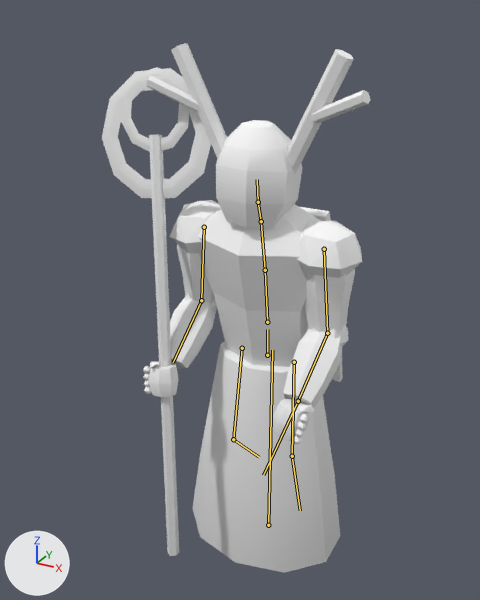
The glTF model client/public/assets/models/null_warden.glb: old version first, new version second.
Rendered twice from a 50 mm lens placed at (1.0, -2.09, 2.11), pointed at (-0.13, -0.03, 1.07). Lighting does not change. The marker at lower left points along +X, +Y and +Z. The picture after the commit comes second. Both versions are drawn at frame 17 of the action 'walk'; the numbers are the values there. The bones that change, and the others that lie on the model, are drawn over the model as lines.

Names of what the first picture shows: 'null_warden'.
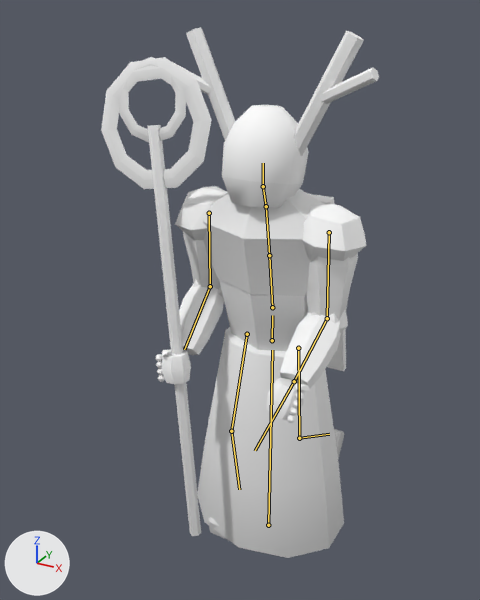
Where the change shows, as pixel boxes (x1, y1, x2, y2) in the pictures (480 x 600 px):
'null_warden', posed: before (102, 43, 371, 573); after (101, 27, 379, 558)
bone 'hips', root to tip: before (267, 355) to (267, 329); after (272, 340) to (272, 315)
bone 'spine', root to tip: before (267, 322) to (265, 270); after (272, 307) to (269, 255)
bone 'chest', root to tip: before (265, 270) to (261, 221); after (269, 255) to (266, 206)
bone 'head', root to tip: before (258, 202) to (257, 179); after (263, 186) to (263, 163)
bone 'upper_arm.L', root to tip: before (324, 249) to (327, 333); after (329, 232) to (327, 318)
bone 'forearm.L', root to tip: before (327, 333) to (298, 401); after (327, 318) to (294, 381)
bone 'upper_arm.R', root to tip: before (204, 227) to (201, 300); after (209, 213) to (210, 286)
bone 'forearm.R', root to tip: before (201, 300) to (173, 362); after (210, 286) to (184, 349)
bone 'thigh.L', root to tip: before (294, 362) to (292, 456); after (298, 348) to (299, 438)
bone 'shin.L', root to tip: before (292, 456) to (300, 510); after (299, 438) to (329, 434)
bone 'thigh.R', root to tip: before (242, 348) to (233, 439); after (247, 334) to (231, 431)
bone 'shin.R', root to tip: before (233, 439) to (259, 457); after (231, 431) to (239, 489)

The edits, one by one:
Bone 'hips' (bone_hips) moves from (0.0, 0.0, 0.042) to (0.0, 0.042, 0.0).
Bone 'hips' (bone_hips) turns from (0, 0, -1) to (0, -1, -1) degrees about its own x, y and z.
Bone 'spine' (bone_spine) turns from (6, 0, 0) to (7, 0, 0) degrees about its own x, y and z.
Bone 'chest' (bone_chest) turns from (0, 0, 0) to (-2, 1, 0) degrees about its own x, y and z.
Bone 'head' (bone_head) turns from (0, 0, 0) to (-6, -1, 0) degrees about its own x, y and z.
Bone 'upper_arm.L' (bone_upper_arm_l) turns from (-1, 0, 5) to (-4, 0, 7) degrees about its own x, y and z.
Bone 'forearm.L' (bone_forearm_l) turns from (-20, 0, 0) to (-22, 0, 0) degrees about its own x, y and z.
Bone 'upper_arm.R' (bone_upper_arm_r) turns from (1, 0, -5) to (4, 0, -7) degrees about its own x, y and z.
Bone 'forearm.R' (bone_forearm_r) turns from (-20, 0, 0) to (-18, 0, 0) degrees about its own x, y and z.
Bone 'thigh.L' (bone_thigh_l) turns from (1, 0, 0) to (5, 0, 0) degrees about its own x, y and z.
Bone 'shin.L' (bone_shin_l) turns from (12, 0, 0) to (53, 0, 0) degrees about its own x, y and z.
Bone 'thigh.R' (bone_thigh_r) turns from (-3, 0, 0) to (-11, 0, 0) degrees about its own x, y and z.
Bone 'shin.R' (bone_shin_r) turns from (44, 0, 0) to (20, 0, 0) degrees about its own x, y and z.
